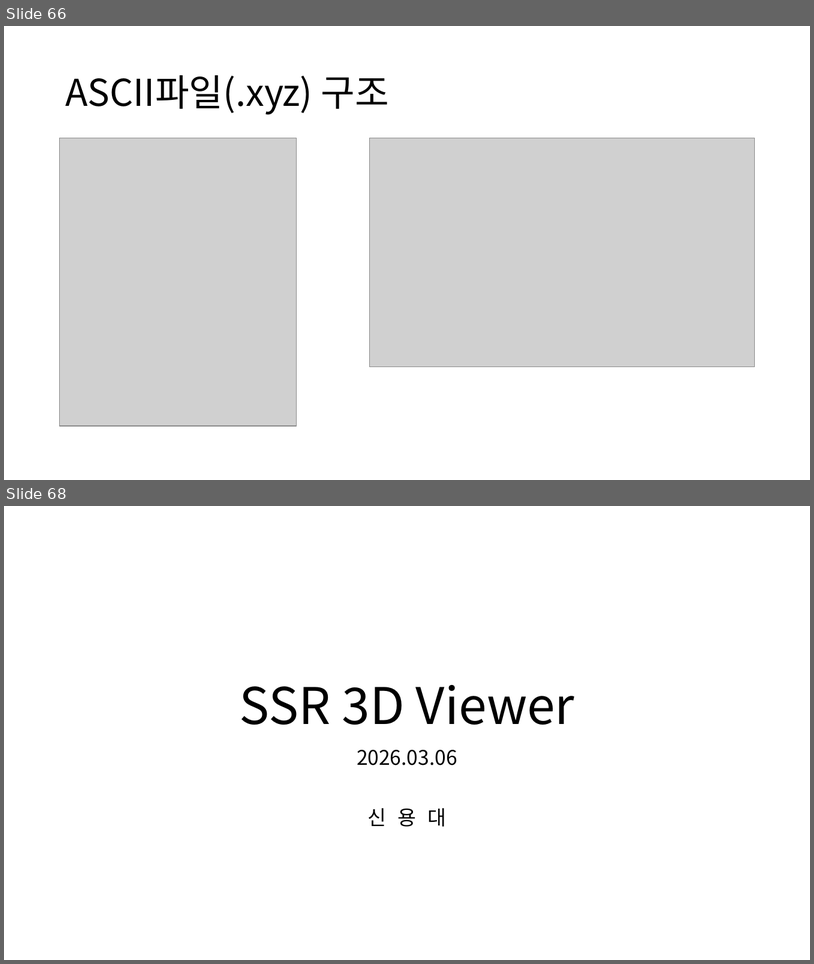
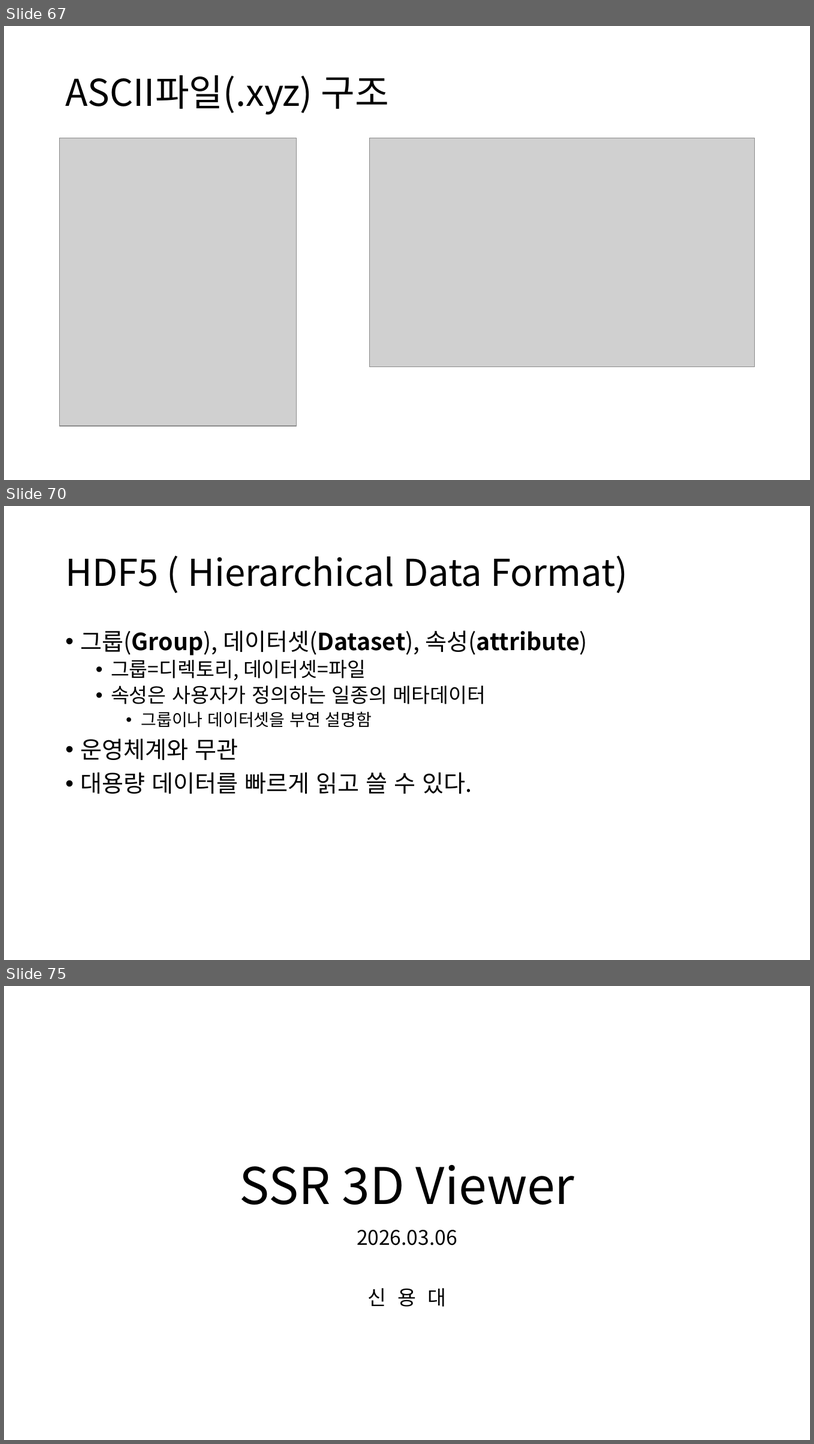
Before and after one commit to ShinYongDae/MyJob, a slide deck: Zygo Software개발.pptx. Shown one above the other, each under a label of ours: slides 66 and 68 before the commit, slides 67, 70 and 75 after it; the slides between them are not shown. The pictures are 814x964 and 814x1444 pixels, drawn with LibreOffice and Linux fonts; fonts in the diff are those of the drawing; grey boxes stand for pictures. Boxes give left, top, right and bottom in pixels: in the first picture for what was removed or moved away, otherwise in the second. Text is boxed around its words. In the diff, an @@ line names an element or a change of style, - is before the commit and + after.

```diff
--- a/Zygo Software개발.pptx
+++ b/Zygo Software개발.pptx
@@ slide 70 added at <box>4,506,810,960</box>, background #FFFFFF @@
@@ title added at <box>65,556,628,593</box>, 44 pt, text #000000 @@
+HDF5 ( Hierarchical Data Format)
@@ text added at <box>81,630,588,793</box>, 28 pt, text #000000 @@
+• 그룹(Group), 데이터셋(Dataset), 속성(attribute)
+  • 그룹=디렉토리, 데이터셋=파일
+  • 속성은 사용자가 정의하는 일종의 메타데이터
+    • 그룹이나 데이터셋을 부연 설명함
+• 운영체계와 무관
+• 대용량 데이터를 빠르게 읽고 쓸 수 있다.
@@ what was slide 66 is now slide 67 @@
@@ what was slide 68 is now slide 75 @@
```
Also in this commit, not shown: 10 other slides added, 1 other file.
